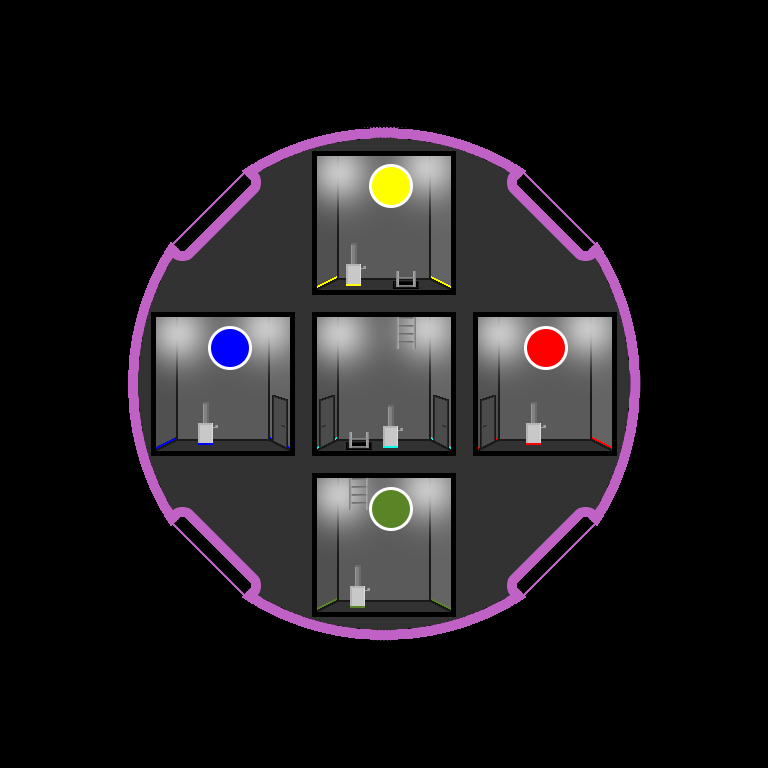
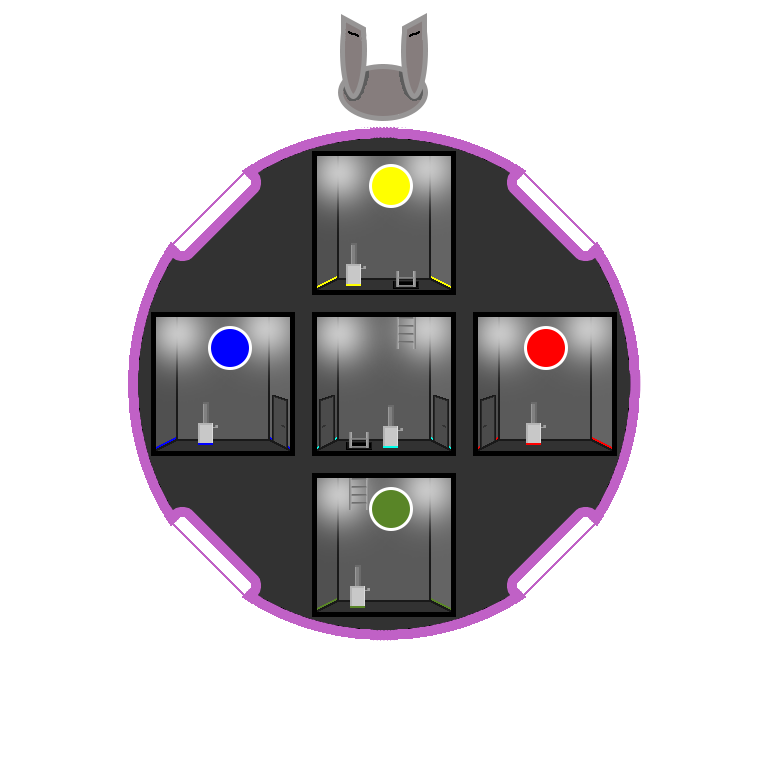
The second w=768, h=768 image is a revision of the first. Changes to its layers:
showed group "Turret" (4 layers) over (338, 13, 428, 121)
hid "Layer 5" over (0, 0, 768, 768)
